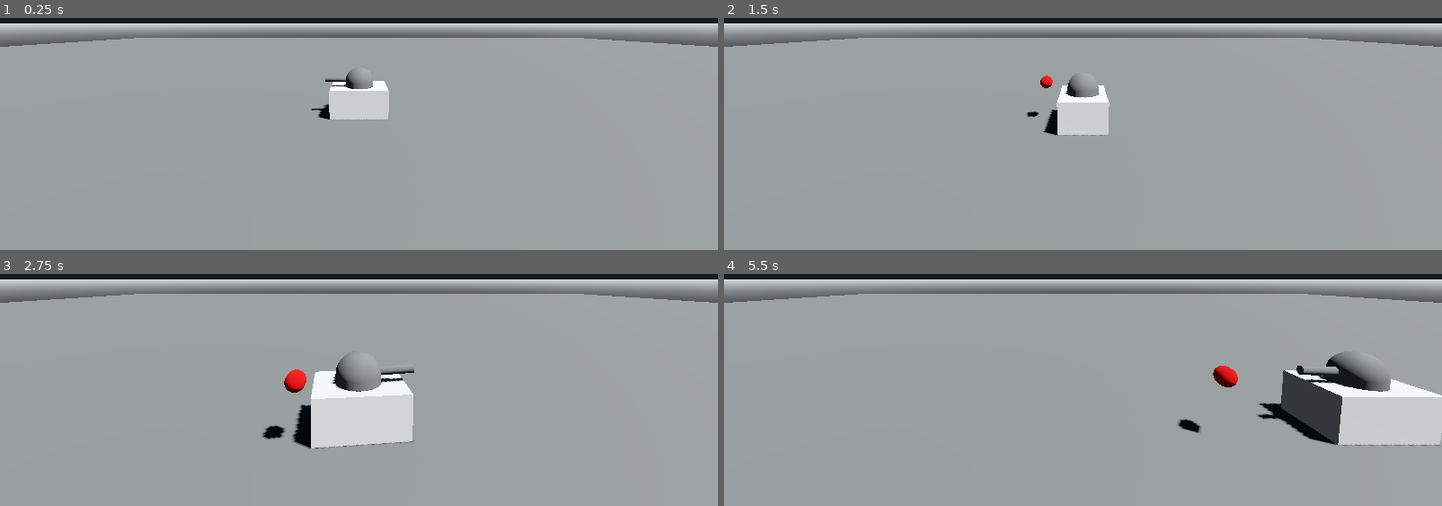
Above: before the commit, frames 1-4 (two rows, left to right).
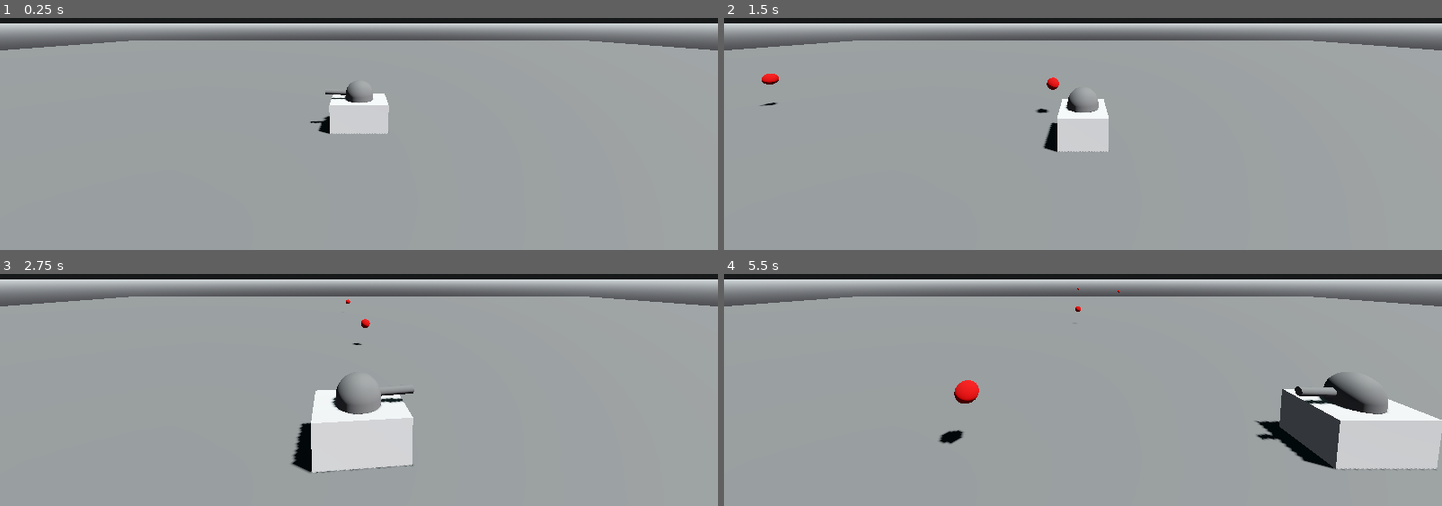
Above: after the commit, the same moments.

Repository: MrBocch/godot_tanks
Game: Godot game, scene res://scenes/levels/level_1.tscn
Same seed, same stepped clock (60 frames per second), same inputs: the game is played once before the commit and once after it.
Inputs:
- Up to frame 1 (0.25 s): no input
- Up to frame 2 (1.5 s): tap Enter at 0.5 s; hold Right (ui_right) 0.53-1.28 s; tap Space (fire) at 0.6, 1.35 s; hold Down (ui_down) from 1.28 s (still down)
- Up to frame 3 (2.75 s): release Down (ui_down) at 2.03 s; hold Right (ui_right) from 2.03 s (still down); tap Space (fire) at 2.1 s
- Up to frame 4 (5.5 s): release Right (ui_right) at 2.78 s; hold Up (ui_up) 2.78-3.53 s; tap Space (fire) every 0.75 s from 2.85 to 5.1 s; hold Left (ui_left) 3.53-5.03 s; hold Down (ui_down) from 5.03 s (still down)

The runs differ from the first frame. In frame 1, 2.8% of the frame differs, in the area x 0-100%, y 8-50%; in frame 2, 3.2%; in frame 3, 6.4%; in frame 4, 9.0%, in the area x 0-100%, y 6-85%.

Commit message:
almost done with instanciating bullet the way that i want:

Diff:
--- a/scenes/bullet/bullet.gd
+++ b/scenes/bullet/bullet.gd
@@ -1,9 +1,9 @@
 extends Area3D
 
-@export var SPEED = 1.0
+@export var SPEED = 15.0
 
-#
-
+var BOUNCES = 0
+var BOUNCE_LIMIT = 3
 
 # Called when the node enters the scene tree for the first time.
 func _ready():
@@ -12,4 +12,5 @@
 
 # Called every frame. 'delta' is the elapsed time since the previous frame.
 func _process(delta):
-	position.x += SPEED * delta
+	self.position.x += sin(self.rotation.y) * SPEED * delta
+	self.position.z += cos(self.rotation.y) * SPEED * delta
--- a/scenes/bullet/bullet.tscn
+++ b/scenes/bullet/bullet.tscn
@@ -5,23 +5,22 @@
 [sub_resource type="StandardMaterial3D" id="StandardMaterial3D_088wn"]
 albedo_color = Color(1, 0.121569, 0.121569, 1)
 
-[sub_resource type="CapsuleMesh" id="CapsuleMesh_fe0te"]
-radius = 0.2
+[sub_resource type="SphereMesh" id="SphereMesh_xsxrb"]
+radius = 0.25
 height = 0.5
 
-[sub_resource type="CapsuleShape3D" id="CapsuleShape3D_tiiwg"]
-radius = 0.2
-height = 0.5
+[sub_resource type="SphereShape3D" id="SphereShape3D_r1xpt"]
+radius = 0.25
 
 [node name="bullet" type="Area3D"]
-transform = Transform3D(1, 0, 0, 0, 1, 0, 0, 0, 1, 2.08165e-12, 2.08165e-12, 2.08165e-12)
+transform = Transform3D(-4.37114e-08, 3.48787e-16, 1, 3.48787e-16, 1, -3.48787e-16, -1, 3.48787e-16, -4.37114e-08, 2.08165e-12, 2.08165e-12, 2.08165e-12)
 script = ExtResource("1_aq4fj")
 
 [node name="MeshInstance3D" type="MeshInstance3D" parent="."]
-transform = Transform3D(-4.37114e-08, -1, 0, 1, -4.37114e-08, 0, 0, 0, 1, 0, 0, 0)
+transform = Transform3D(-4.37114e-08, -1, 0, 1, -4.37114e-08, 0, 0, 0, 1, 2.08165e-12, 2.08165e-12, 2.08165e-12)
 material_override = SubResource("StandardMaterial3D_088wn")
-mesh = SubResource("CapsuleMesh_fe0te")
+mesh = SubResource("SphereMesh_xsxrb")
 
 [node name="CollisionShape3D" type="CollisionShape3D" parent="."]
-transform = Transform3D(-4.37114e-08, -1, 3.48787e-16, 1, -4.37114e-08, -3.48787e-16, 3.48787e-16, 3.48787e-16, 1, 0, 0, 0)
-shape = SubResource("CapsuleShape3D_tiiwg")
+transform = Transform3D(-4.37114e-08, -1, 0, 1, -4.37114e-08, -3.48787e-16, 3.48787e-16, 0, 1, 0, 0, 0)
+shape = SubResource("SphereShape3D_r1xpt")
--- a/scenes/levels/level_1.tscn
+++ b/scenes/levels/level_1.tscn
@@ -37,6 +37,7 @@
 shadow_enabled = true
 
 [node name="floor" type="StaticBody3D" parent="."]
+transform = Transform3D(1, 0, 0, 0, 1, 0, 0, 0, 1, 2.08165e-12, -0.5, 2.08165e-12)
 
 [node name="MeshInstance3D" type="MeshInstance3D" parent="floor"]
 mesh = SubResource("BoxMesh_5db7o")
@@ -44,8 +45,7 @@
 [node name="CollisionShape3D" type="CollisionShape3D" parent="floor"]
 shape = SubResource("BoxShape3D_gyj32")
 
-[node name="tank" parent="." instance=ExtResource("1_m8b3u")]
-transform = Transform3D(1, -3.48787e-16, 3.48787e-16, 3.48787e-16, 1, -3.48787e-16, -3.48787e-16, 3.48787e-16, 1, 0, 0.478297, 0)
-
 [node name="Camera3D" type="Camera3D" parent="."]
 transform = Transform3D(-4.35234e-08, -0.0926487, 0.995699, -4.0498e-09, 0.995699, 0.0926487, -1, -3.68736e-16, -4.37114e-08, 9.37733, 3.72547, 2.08165e-12)
+
+[node name="tank" parent="." instance=ExtResource("1_m8b3u")]
--- a/scenes/tank/tank.gd
+++ b/scenes/tank/tank.gd
@@ -11,7 +11,7 @@
 # Called when the node enters the scene tree for the first time.
 
 func _ready():
-	bullet = preload("res://scenes/bullet/bullet.tscn").instantiate()
+	bullet = preload("res://scenes/bullet/bullet.tscn")
 
 
 # Called every frame. 'delta' is the elapsed time since the previous frame.
@@ -31,10 +31,16 @@
 
 	# add count down, not let people shoot tomuch
 	if Input.is_action_just_pressed("fire"):
-		root.add_child(bullet)
-		bullet.position.x = self.position.x
-		bullet.position.z = self.position.z + 1.243
-		bullet.position.y = 1.249 + 0.5
+		var bullet_instance = bullet.instantiate()
+
+		bullet_instance.position.y = 1.249
+		bullet_instance.position.x = self.position.x
+		bullet_instance.position.z = self.position.z + 1.243
+
+		bullet_instance.rotation.y = self.rotation.y
+
+		root.add_child(bullet_instance)
+
 
 # were is the gun located?, pointing to?
 func gun_point():
Not shown, changed: thoughts.txt
